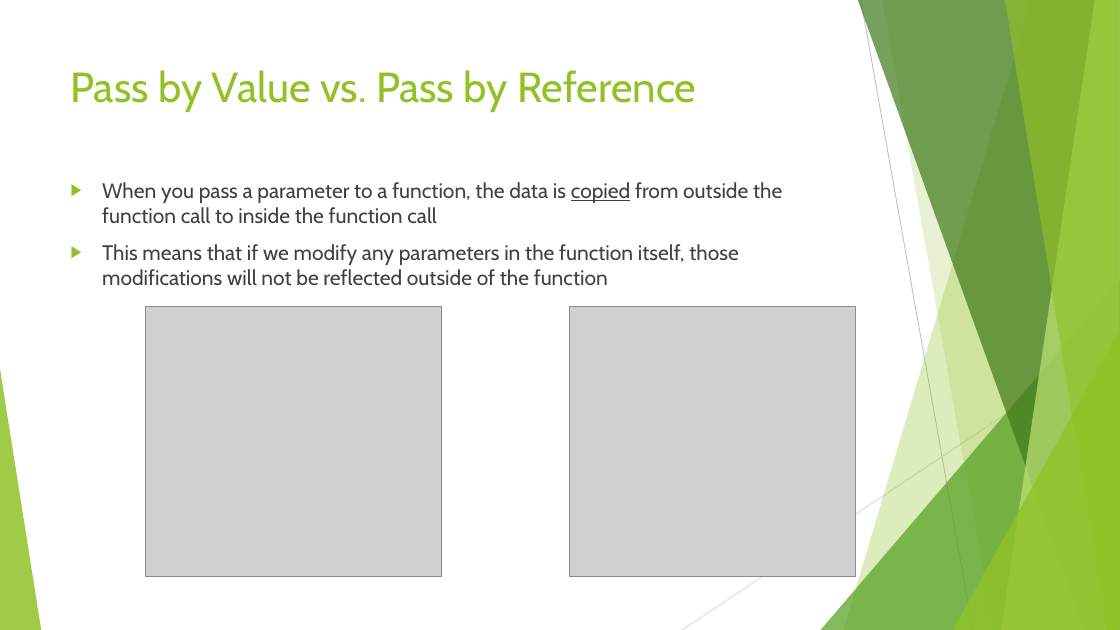
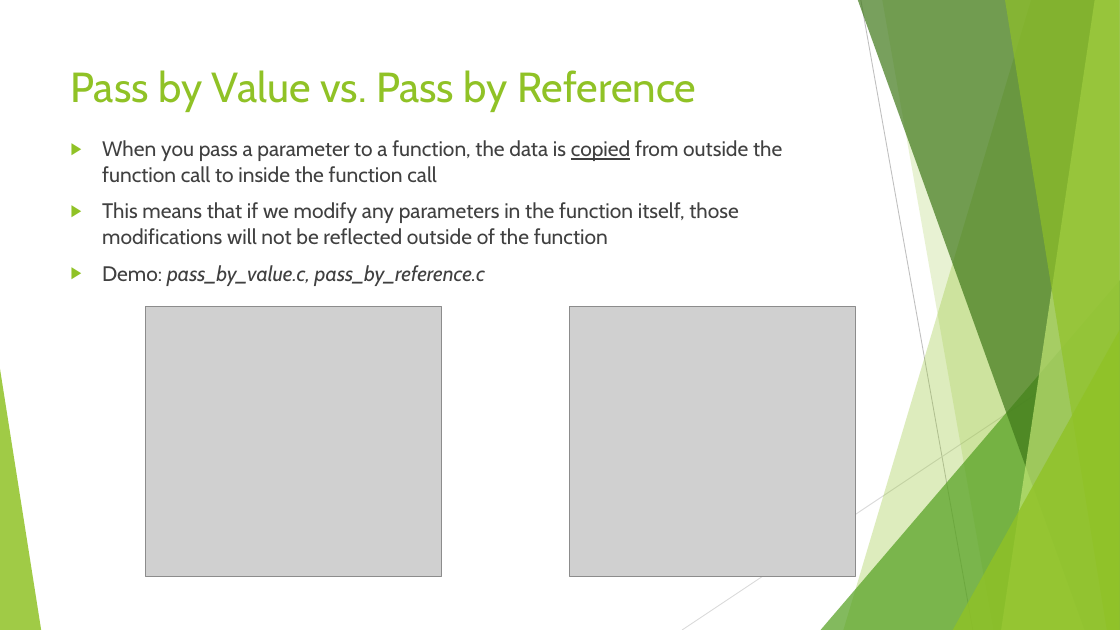
Before and after one commit to Georgia-Tech-GNC/software-onboarding, a slide deck: slide 9 of onboarding_slides/GNCSoftware01.pptx. Drawn at 1120x630 pixels with LibreOffice and Linux fonts; fonts in the diff are those of the drawing; grey boxes stand for pictures. Boxes give left, top, right and bottom in pixels: in the first picture for what was removed or moved away, otherwise in the second. Text is boxed around its words. In the diff, an @@ line names an element or a change of style, - is before the commit and + after.

```diff
--- a/onboarding_slides/GNCSoftware01.pptx
+++ b/onboarding_slides/GNCSoftware01.pptx
@@ text "When you pass a parameter ...": place and size @@
-text "When you pass a parameter ..." at [102,182,782,285]
+text "When you pass a parameter ..." at [102,140,782,286]
@@ text at [102,265,485,286]: paragraph added @@
+▶ Demo: pass_by_value.c, pass_by_reference.c
```
Also in this commit, not shown: 8 other slides changed, 4 other files.
